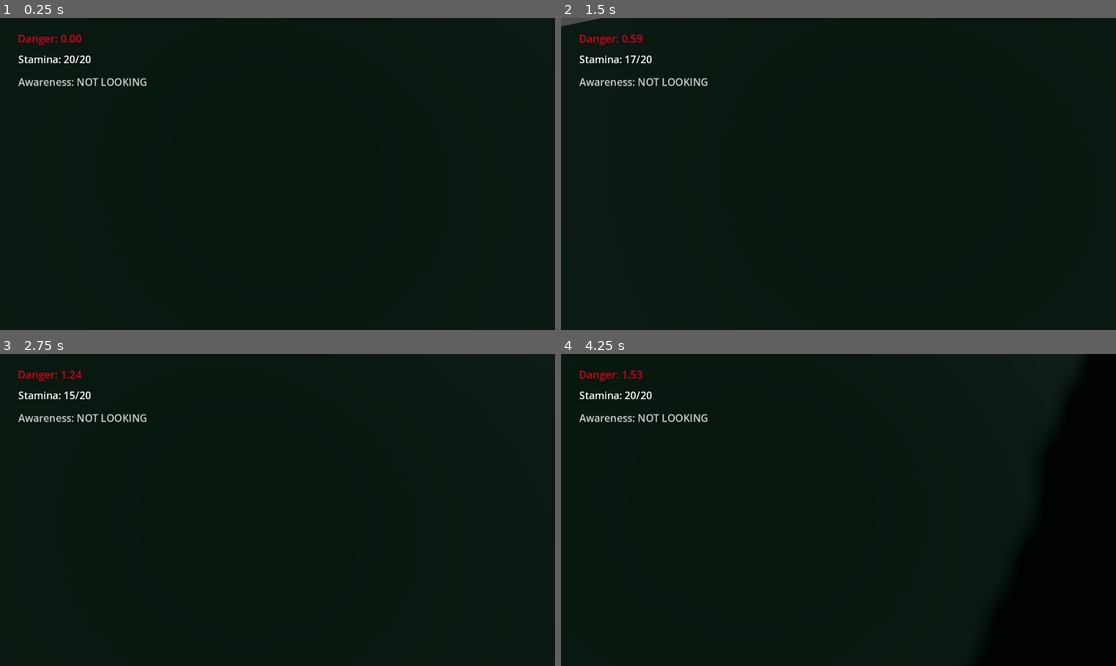
Above: before the commit, frames 1-4 (two rows, left to right).
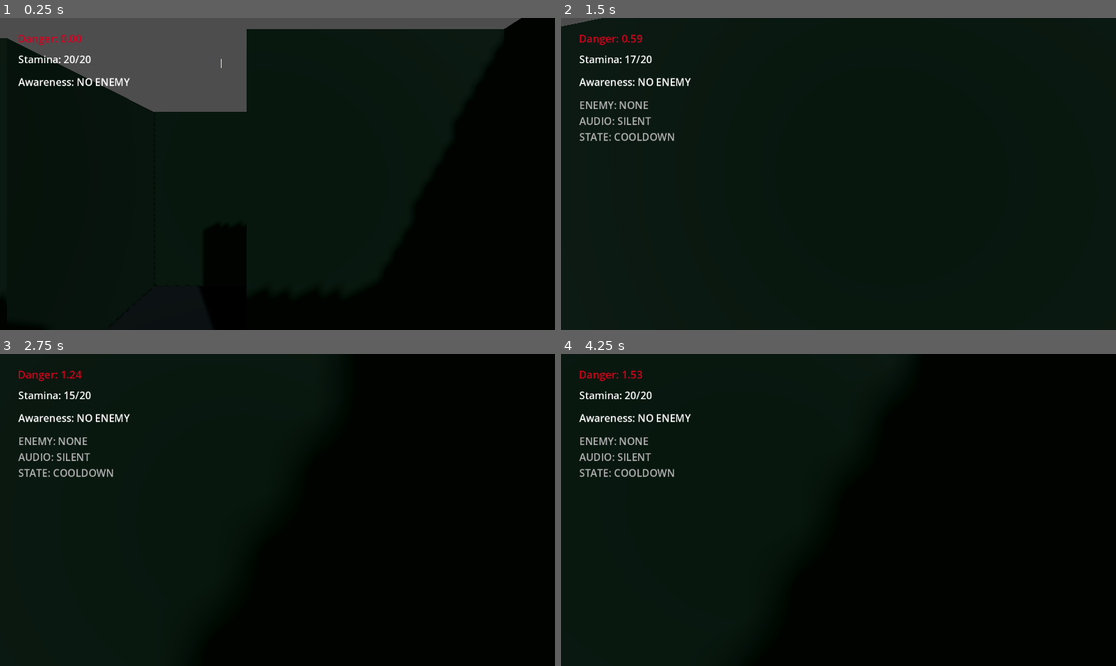
Above: after the commit, the same moments.

Repository: shrg29/finalprojectATCG
Game: Godot game, scene res://scenes/test_level.tscn
Two runs of this game, one before a commit and one after it. Both use one fixed random seed, a clock stepped at 60 frames per second and the inputs below.
Inputs (mouse positions are in pixels of both pictures, inside the frame that each line leads up to):
- Up to frame 1 (0.25 s): no input
- Up to frame 2 (1.5 s): tap Enter at 0.5 s; move the mouse to (866, 174) at 0.52 s; hold Shift (sprint) 0.53-1.28 s; hold W (move_forward) from 0.53 s (still down); tap Space (jump) at 0.77, 0.8, 1.07, 1.35 s; move the mouse to (810, 174) at 1.27 s
- Up to frame 3 (2.75 s): keep holding W (move_forward); tap Space (jump) at 1.52, 1.82, 2, 2.3 s; tap Shift (sprint) at 1.55 s; move the mouse to (288, 503) at 2.02 s; hold Shift (sprint) from 2.03 s (still down)
- Up to frame 4 (4.25 s): keep holding W (move_forward); move the mouse to (832, 516) at 2.77 s; release Shift (sprint) at 2.78 s; tap Shift (sprint) at 2.85 s; tap Space (jump) at 3.02, 3.32, 3.6, 3.77, 4.07 s; move the mouse to (877, 513) at 3.52 s

The runs differ from the first frame. In frame 1, 12% of the frame differs, in the area x 0-94%, y 0-31%; in frame 2, 0.8%; in frame 3, 0.9%; in frame 4, 1.5%.

Commit message:
initial enemy logic implemented

Diff:
--- a/final-project-actg/scenes/Player.tscn
+++ b/final-project-actg/scenes/Player.tscn
@@ -48,3 +48,10 @@
 offset_bottom = 148.0
 theme_override_font_sizes/font_size = 21
 text = "--------"
+
+[node name="DirectorLabel" type="Label" parent="CanvasLayer"]
+offset_left = 38.0
+offset_top = 166.0
+offset_right = 189.0
+offset_bottom = 196.0
+theme_override_font_sizes/font_size = 21
--- a/final-project-actg/scenes/test_level.tscn
+++ b/final-project-actg/scenes/test_level.tscn
@@ -1,10 +1,14 @@
-[gd_scene load_steps=15 format=3 uid="uid://dl2bibffowpb4"]
+[gd_scene load_steps=19 format=3 uid="uid://dl2bibffowpb4"]
 
 [ext_resource type="PackedScene" uid="uid://dn25a6avlx0kf" path="res://scenes/Player.tscn" id="1_gojnm"]
 [ext_resource type="PackedScene" uid="uid://th2etnrw2wps" path="res://scenes/Enemy.tscn" id="2_1c2mv"]
 [ext_resource type="Script" uid="uid://bh12h6cbvlrlx" path="res://scripts/rain_emitter.gd" id="2_j6w7d"]
 [ext_resource type="PackedScene" uid="uid://glfehe5e32b6" path="res://scenes/maze.tscn" id="4_x4b8f"]
+[ext_resource type="Script" uid="uid://bawc8nhh1pd4r" path="res://scripts/enemy_director.gd" id="5_qcd3b"]
 [ext_resource type="AudioStream" uid="uid://c7cudpo3htgp8" path="res://assets/rain.mp3" id="5_tmr53"]
+[ext_resource type="AudioStream" uid="uid://hhxhe8lea3k5" path="res://assets/first_cue.mp3" id="7_7gix3"]
+[ext_resource type="AudioStream" uid="uid://cjbqcljmmkkjg" path="res://assets/breathing.mp3" id="8_4asn1"]
+[ext_resource type="AudioStream" uid="uid://ds212260u8qbt" path="res://assets/very_high_danger.mp3" id="9_dw7u0"]
 
 [sub_resource type="Environment" id="Environment_hsoxx"]
 background_color = Color(0, 0.03368961, 0.122122996, 1)
@@ -55,8 +59,6 @@
 [node name="TestLevel" type="Node3D"]
 
 [node name="Maze" parent="." instance=ExtResource("4_x4b8f")]
-maze_width = 5
-maze_height = 5
 
 [node name="MoonLight" type="DirectionalLight3D" parent="."]
 transform = Transform3D(0.8660254, -0.3535534, 0.3535534, 0, 0.7071068, 0.7071068, -0.5, -0.61237246, 0.61237246, -0.2537079, 1.2563438, -0.6434746)
@@ -116,5 +118,11 @@
 stream = ExtResource("5_tmr53")
 autoplay = true
 
-[node name="Enemy" parent="." instance=ExtResource("2_1c2mv")]
-transform = Transform3D(1, 0, 0, 0, 1, 0, 0, 0, 1, 0, 1.2748547, 2.871479)
+[node name="EnemyDirector" type="Node3D" parent="."]
+script = ExtResource("5_qcd3b")
+maze_path = NodePath("../Maze")
+player_path = NodePath("../Player")
+manifested_enemy_scene = ExtResource("2_1c2mv")
+cue_far = ExtResource("7_7gix3")
+cue_breath = ExtResource("8_4asn1")
+cue_tense = ExtResource("9_dw7u0")
--- /dev/null
+++ b/final-project-actg/scripts/enemy_director.gd
@@ -0,0 +1,485 @@
+extends Node3D
+
+enum State { COOLDOWN, ANCHORED, MANIFESTED, PUNISH }
+
+@export var maze_path: NodePath
+@export var player_path: NodePath
+
+@export var manifested_enemy_scene: PackedScene
+
+
+@export var debug_enabled := true
+@export var debug_show_anchor_markers := true
+@export var debug_marker_size := 0.15
+@export var debug_print_every := 0.5 # seconds (console spam limiter)
+
+
+
+# --- Anchor generation ---
+@export var anchors_count := 60
+@export var anchor_y := 1.0
+
+# --- Timing / pacing ---
+@export var base_anchor_interval := 8.0         # seconds between anchor picks when calm
+@export var sprint_interval_multiplier := 0.45  # sprinting => shorter interval (more frequent picks)
+@export var danger_interval_factor := 0.35      # danger pushes interval down (0..1 factor weight)
+
+@export var base_cooldown := 6.0                # after clearing anchor / demanifest
+@export var sprint_cooldown_multiplier := 0.6   # sprinting slows "recovery" (smaller = longer effective cooldown)
+@export var danger_cooldown_factor := 0.5
+
+# --- Distances (in meters) ---
+@export var far_dist := 18.0
+@export var mid_dist := 12.0
+@export var near_dist := 7.0
+
+# Anchor must be this close AND visible to manifest
+@export var manifest_distance := 10.0
+@export var manifest_view_dot := 0.85
+
+# If player looks away after manifest, we clear anchor after a short grace
+@export var lose_sight_clear_time := 0.35
+var _lose_sight_timer := 0.0
+
+# Punish spawn
+@export var punish_distance_from_camera := 1.2
+@export var punish_duration := 1.2
+
+# --- Audio ---
+@export var cue_far: AudioStream
+@export var cue_breath: AudioStream
+@export var cue_tense: AudioStream
+
+@export var audio_bus := "Music"
+@export var audio_fade_speed := 6.0
+@export var active_db := -8.0
+@export var off_db := -40.0
+
+@export var breath_pitch_mid := 1.0
+@export var breath_pitch_near := 1.35
+@export var pitch_fade_speed := 6.0
+
+@export var breath_db_mid := -8.0
+@export var breath_db_near := -2.0
+
+var _repick_timer := 0.0
+
+var _debug_markers_root: Node3D
+var _debug_timer := 0.0
+
+
+var _maze: Node3D
+var _player: Node3D
+
+var _anchors: Array[Vector3] = []
+var _anchor_index := -1
+var _anchor_pos := Vector3.ZERO
+
+var _state := State.COOLDOWN
+var _timer := 0.0
+var _is_sprinting := false
+
+var _manifested: Node3D = null
+
+# Audio players
+var _p_far: AudioStreamPlayer
+var _p_breath: AudioStreamPlayer
+var _p_tense: AudioStreamPlayer
+
+var _t_far := off_db
+var _t_breath := off_db
+var _t_tense := off_db
+var _t_breath_pitch := 1.0
+
+
+func _ready():
+	_maze = get_node_or_null(maze_path) as Node3D
+	_player = get_node_or_null(player_path) as Node3D
+
+	if _maze == null or _player == null:
+		push_error("EnemyDirector: maze_path or player_path not set.")
+		return
+
+	# These signals must exist on Player (as you added)
+	_player.connect("sprinting_changed", Callable(self, "_on_player_sprinting_changed"))
+	_player.connect("punish_requested", Callable(self, "_on_player_punish_requested"))
+
+	_build_audio()
+	_generate_anchors()
+	if debug_enabled and debug_show_anchor_markers:
+		_create_debug_markers()
+
+
+	_enter_cooldown("start")
+
+
+func _process(delta: float) -> void:
+	if _maze == null or _player == null:
+		return
+
+	_update_audio(delta)
+	if debug_enabled and debug_show_anchor_markers:
+		_highlight_active_anchor()
+
+	match _state:
+		State.COOLDOWN:
+			_timer -= delta
+			if _timer <= 0.0:
+				_pick_new_anchor()
+
+		State.ANCHORED:
+			_update_anchor_pressure(delta)
+			_repick_timer -= delta
+			if _repick_timer <= 0.0:
+				_pick_new_anchor()
+				return
+			if _can_manifest_now():
+				_manifest_at_anchor()
+
+		State.MANIFESTED:
+			_update_manifested(delta)
+
+		State.PUNISH:
+			_timer -= delta
+			if _timer <= 0.0:
+				_end_punish()
+
+	_debug_update(delta)
+
+func _create_debug_markers() -> void:
+	_debug_markers_root = Node3D.new()
+	_debug_markers_root.name = "AnchorDebugMarkers"
+	add_child(_debug_markers_root)
+
+	# Create tiny spheres for each anchor
+	var sphere := SphereMesh.new()
+	sphere.radius = debug_marker_size
+	sphere.height = debug_marker_size * 2.0
+
+	for i in _anchors.size():
+		var m := MeshInstance3D.new()
+		m.mesh = sphere
+		m.global_position = _anchors[i]
+		_debug_markers_root.add_child(m)
+
+func _highlight_active_anchor() -> void:
+	# Optional: scale the active one up so you notice it
+	if _debug_markers_root == null:
+		return
+	for i in _debug_markers_root.get_child_count():
+		var child := _debug_markers_root.get_child(i) as Node3D
+		if child == null:
+			continue
+		if i == _anchor_index:
+			child.scale = Vector3.ONE * 2.5
+		else:
+			child.scale = Vector3.ONE
+
+
+# -----------------------------
+# Anchor generation / picking
+# -----------------------------
+func _generate_anchors() -> void:
+	_anchors.clear()
+	for i in anchors_count:
+		var p := Vector3(_maze.call("get_random_cell_world_position", anchor_y))
+		_anchors.append(p)
+
+
+func _pick_new_anchor() -> void:
+	if _anchors.is_empty():
+		return
+
+	# pick a different index than last time if possible
+	var new_idx := randi() % _anchors.size()
+	if _anchors.size() > 1 and new_idx == _anchor_index:
+		new_idx = (new_idx + 1) % _anchors.size()
+
+	_anchor_index = new_idx
+	_anchor_pos = _anchors[_anchor_index]
+	_state = State.ANCHORED
+	_lose_sight_timer = 0.0
+	_repick_timer = _get_next_anchor_interval()
+
+
+# -----------------------------
+# State updates
+# -----------------------------
+func _update_anchor_pressure(delta: float) -> void:
+	var player_pos: Vector3 = _player.global_position
+	var d := player_pos.distance_to(_anchor_pos)
+
+	# Choose audio tier by distance
+	if d <= near_dist:
+		_t_breath_pitch = breath_pitch_near
+		_set_audio_targets(off_db, breath_db_near, active_db) # breath louder + tense ON
+	elif d <= mid_dist:
+		_t_breath_pitch = breath_pitch_mid
+		_set_audio_targets(active_db, breath_db_mid, off_db)  # far + breath
+	elif d <= far_dist:
+		_t_breath_pitch = breath_pitch_mid
+		_set_audio_targets(active_db, off_db, off_db)         # far only
+	else:
+		_t_breath_pitch = breath_pitch_mid
+		_set_audio_targets(off_db, off_db, off_db)            # silent
+
+
+func _can_manifest_now() -> bool:
+	var player_pos: Vector3 = _player.global_position
+	var d := player_pos.distance_to(_anchor_pos)
+	if d > manifest_distance:
+		return false
+
+	# needs player facing + LOS to anchor point
+	return bool(_player.call("can_see_point", _anchor_pos, manifest_view_dot))
+
+
+func _manifest_at_anchor() -> void:
+	if manifested_enemy_scene == null:
+		push_warning("EnemyDirector: manifested_enemy_scene missing.")
+		return
+
+	_manifested = manifested_enemy_scene.instantiate() as Node3D
+	if _manifested == null:
+		push_warning("EnemyDirector: instantiated enemy is not Node3D.")
+		return
+
+	get_tree().current_scene.add_child(_manifested)
+
+	_manifested.global_position = _anchor_pos
+	_manifested.look_at(_player.global_position, Vector3.UP)
+	_manifested.add_to_group("enemy")
+
+	_state = State.MANIFESTED
+	_lose_sight_timer = 0.0
+
+
+func _update_manifested(delta: float) -> void:
+	# While manifested, keep audio tense.
+	_set_audio_targets(off_db, active_db, active_db)
+
+	if _manifested == null:
+		_state = State.ANCHORED
+		return
+
+	var sees: bool = bool(_player.call("is_enemy_visible", _manifested))
+	if sees:
+		_lose_sight_timer = 0.0
+	else:
+		_lose_sight_timer += delta
+		if _lose_sight_timer >= lose_sight_clear_time:
+			_demanifest_and_clear("player looked away")
+
+
+# -----------------------------
+# Punishment
+# -----------------------------
+func _on_player_punish_requested() -> void:
+	# Punish only if there's something to punish (manifested)
+	if _state != State.MANIFESTED:
+		return
+
+	_start_punish()
+
+
+func _start_punish() -> void:
+	_state = State.PUNISH
+	_timer = punish_duration
+
+	# remove anchor monster
+	if is_instance_valid(_manifested):
+		_manifested.queue_free()
+	_manifested = null
+
+	# spawn jumpscare in front of camera
+	var cam := _player.get_node("CameraPivot/Camera3D") as Camera3D
+	if cam == null or manifested_enemy_scene == null:
+		return
+
+	var jump := manifested_enemy_scene.instantiate() as Node3D
+	if jump == null:
+		return
+
+	get_tree().current_scene.add_child(jump)
+
+	var forward := -cam.global_transform.basis.z
+	jump.global_position = cam.global_position + forward * punish_distance_from_camera
+	jump.global_rotation = cam.global_rotation
+	jump.add_to_group("enemy")
+
+	_manifested = jump
+
+	# push audio hard tense
+	_set_audio_targets(off_db, active_db, active_db)
+
+
+func _end_punish() -> void:
+	# cleanup jumpscare
+	if is_instance_valid(_manifested):
+		_manifested.queue_free()
+	_manifested = null
+
+	# clear anchor and cooldown
+	_anchor_index = -1
+	_set_audio_targets(off_db, off_db, off_db)
+	_enter_cooldown("punish ended")
+
+
+func _demanifest_and_clear(reason: String = "") -> void:
+	if is_instance_valid(_manifested):
+		_manifested.queue_free()
+	_manifested = null
+
+	_anchor_index = -1
+	_set_audio_targets(off_db, off_db, off_db)
+	_enter_cooldown(reason)
+
+
+# -----------------------------
+# Cooldown + pacing influenced by sprint/danger
+# -----------------------------
+func _enter_cooldown(reason: String = "") -> void:
+	_state = State.COOLDOWN
+
+	var danger := _get_player_danger01()
+	var cd := base_cooldown
+
+	# Running slows recovery => longer cooldown
+	if _is_sprinting:
+		cd = cd / max(0.05, sprint_cooldown_multiplier)
+
+	# More danger => longer cooldown
+	cd *= lerp(1.0, 1.0 + danger_cooldown_factor, danger)
+
+	_timer = cd
+
+
+func _get_next_anchor_interval() -> float:
+	var danger := _get_player_danger01()
+
+	var interval := base_anchor_interval
+	if _is_sprinting:
+		interval *= sprint_interval_multiplier
+
+	# danger reduces interval => more frequent anchor selection
+	interval *= lerp(1.0, 1.0 - danger_interval_factor, danger)
+
+	return max(0.8, interval)
+
+
+func _get_player_danger01() -> float:
+	# Variant-safe: if property missing, get() returns null -> float(null)=0.0
+	var dl := float(_player.get("danger_level"))
+	var md := float(_player.get("max_danger"))
+	if md <= 0.0:
+		return 0.0
+	return clamp(dl / md, 0.0, 1.0)
+
+
+func _on_player_sprinting_changed(s: bool) -> void:
+	_is_sprinting = s
+
+
+# -----------------------------
+# Audio system (3 layers)
+# -----------------------------
+func _build_audio() -> void:
+	_p_far = _make_player(cue_far)
+	_p_breath = _make_player(cue_breath)
+	_p_tense = _make_player(cue_tense)
+
+
+func _make_player(stream: AudioStream) -> AudioStreamPlayer:
+	var p := AudioStreamPlayer.new()
+	p.bus = audio_bus
+	p.stream = stream
+	p.volume_db = off_db
+	add_child(p)
+	if stream != null:
+		p.play()
+	return p
+
+
+func _set_audio_targets(far_db: float, breath_db: float, tense_db: float) -> void:
+	_t_far = far_db
+	_t_breath = breath_db
+	_t_tense = tense_db
+
+
+func _update_audio(delta: float) -> void:
+	if _p_far:
+		_p_far.volume_db = lerp(_p_far.volume_db, _t_far, delta * audio_fade_speed)
+
+	if _p_breath:
+		_p_breath.volume_db = lerp(_p_breath.volume_db, _t_breath, delta * audio_fade_speed)
+		_p_breath.pitch_scale = lerp(_p_breath.pitch_scale, _t_breath_pitch, delta * pitch_fade_speed)
+
+	if _p_tense:
+		_p_tense.volume_db = lerp(_p_tense.volume_db, _t_tense, delta * audio_fade_speed)
+
+
+func _debug_update(delta: float) -> void:
+	if not debug_enabled:
+		return
+
+	_debug_timer += delta
+	if _debug_timer < debug_print_every:
+		return
+	_debug_timer = 0.0
+
+	# Distance to current anchor (this is what drives audio tiers)
+	var d := INF
+	if _anchor_index >= 0:
+		d = _player.global_position.distance_to(_anchor_pos)
+
+	# Simple tier labels
+	var enemy_text := "ENEMY: NONE"
+	var audio_text := "AUDIO: SILENT"
+
+	if _state == State.COOLDOWN:
+		enemy_text = "ENEMY: NONE"
+		audio_text = "AUDIO: SILENT"
+	elif _state == State.PUNISH:
+		enemy_text = "ENEMY: PUNISH"
+		audio_text = "AUDIO: INTENSE"
+	else:
+		# ANCHORED or MANIFESTED: use distance tiers
+		if d <= near_dist:
+			enemy_text = "ENEMY: VERY CLOSE"
+			audio_text = "AUDIO: INTENSE"
+		elif d <= mid_dist:
+			enemy_text = "ENEMY: CLOSER"
+			audio_text = "AUDIO: BREATHING"
+		elif d <= far_dist:
+			enemy_text = "ENEMY: FAR AWAY"
+			audio_text = "AUDIO: FIRST CUE"
+		else:
+			enemy_text = "ENEMY: LOST"
+			audio_text = "AUDIO: SILENT"
+
+	# Optional: show state on a small third line (remove if you want)
+	var state_line := ""
+	if _state == State.ANCHORED:
+		state_line = "STATE: ANCHORED"
+	elif _state == State.MANIFESTED:
+		state_line = "STATE: MANIFESTED"
+	elif _state == State.COOLDOWN:
+		state_line = "STATE: COOLDOWN"
+	elif _state == State.PUNISH:
+		state_line = "STATE: PUNISH"
+
+	var info := enemy_text + "\n" + audio_text + "\n" + state_line
+
+	# Keep your existing colors
+	var col := Color(0.8, 0.9, 1.0)
+	if _state == State.MANIFESTED:
+		col = Color(1, 0.6, 0.3)
+	elif _state == State.PUNISH:
+		col = Color(1, 0.2, 0.2)
+	elif _state == State.COOLDOWN:
+		col = Color(0.7, 0.7, 0.7)
+
+	print(info)
+
+	if _player.has_method("set_director_debug_text"):
+		_player.call("set_director_debug_text", info, col)
--- a/final-project-actg/scripts/player.gd
+++ b/final-project-actg/scripts/player.gd
@@ -1,4 +1,10 @@
 extends CharacterBody3D
+
+signal sprinting_changed(is_sprinting: bool)
+signal punish_requested()
+
+var _is_sprinting_now := false
+
 
 #basic player vars
 @export var speed = 2.0
@@ -47,6 +53,8 @@
 @onready var camera_pivot = $CameraPivot
 @onready var camera: Camera3D = $CameraPivot/Camera3D
 @onready var awareness_label := $CanvasLayer/AwarenessLabel
+@onready var director_label := $CanvasLayer/DirectorLabel
+
 
 #door vars
 #how far ahead to check for a door
@@ -71,6 +79,11 @@
 	var is_trying_to_sprint := Input.is_action_pressed("sprint") and move_dir != Vector3.ZERO
 	var is_sprinting := is_trying_to_sprint and can_sprint
 	var is_moving := move_dir != Vector3.ZERO
+
+	if is_sprinting != _is_sprinting_now:
+		_is_sprinting_now = is_sprinting
+		emit_signal("sprinting_changed", _is_sprinting_now)
+
 
 	AudioManager.set_movement_active(is_moving)
 	AudioManager.set_sprinting(is_sprinting)
@@ -232,11 +245,11 @@
 		look_timer += delta
 		if awareness_debug:
 			print("Looking at enemy: ", "%.2f" % look_timer)
-
 		if look_timer >= look_time_to_trigger:
-			# Later: tell enemy to punish
 			if awareness_debug:
 				print(">>> PUNISH SHOULD TRIGGER NOW <<<")
+			emit_signal("punish_requested")
+			look_timer = 0.0 # prevents spamming
 	else:
 		look_timer = 0.0
 
@@ -265,3 +278,41 @@
 		return false
 
 	return hit["collider"] == enemy
+
+
+func can_see_point(world_point: Vector3, dot_threshold: float = -1.0) -> bool:
+	var threshold := view_dot_threshold if dot_threshold < 0.0 else dot_threshold
+
+	# --- A) view cone ---
+	var forward: Vector3 = -camera.global_transform.basis.z
+	forward = forward.normalized()
+
+	var to_point: Vector3 = (world_point - camera.global_position).normalized()
+	var dot := forward.dot(to_point)
+	if dot < threshold:
+		return false
+
+	# --- B) line-of-sight raycast ---
+	var from: Vector3 = camera.global_position
+	var to: Vector3 = world_point
+
+	var params := PhysicsRayQueryParameters3D.create(from, to)
+	params.exclude = [self]
+	params.collide_with_areas = false
+	params.collide_with_bodies = true
+
+	var hit := get_world_3d().direct_space_state.intersect_ray(params)
+
+	# If nothing blocks, we can see the point
+	if hit.is_empty():
+		return true
+
+	# If something is hit, it's blocking the point.
+	# (We don't have a collider at the point, so any hit means blocked.)
+	return false
+
+func set_director_debug_text(t: String, c: Color = Color(1,1,1)) -> void:
+	if director_label == null:
+		return
+	director_label.text = t
+	director_label.modulate = c
Not shown, changed: final-project-actg/assets/breathing.mp3.import
Not shown, added: final-project-actg/assets/very_high_danger.mp3.import
Not shown, added: final-project-actg/scripts/enemy_director.gd.uid
Not shown, added: final-project-actg/assets/very_high_danger.mp3
